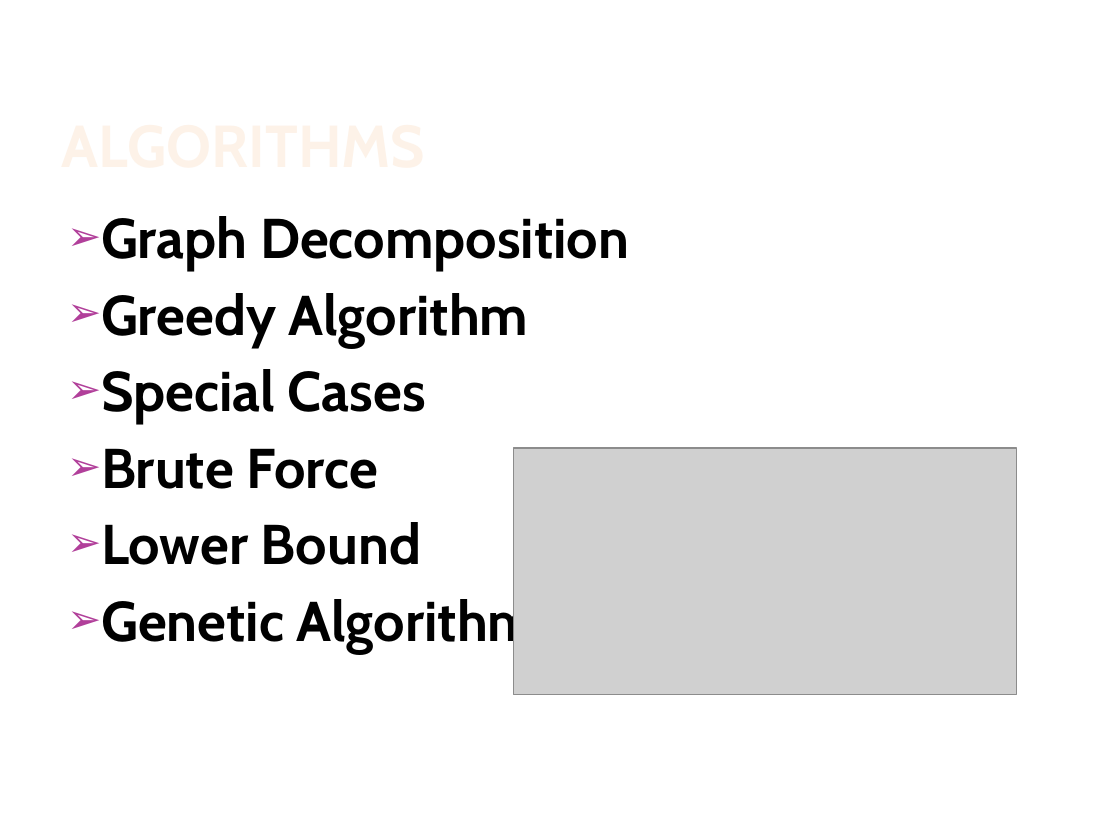
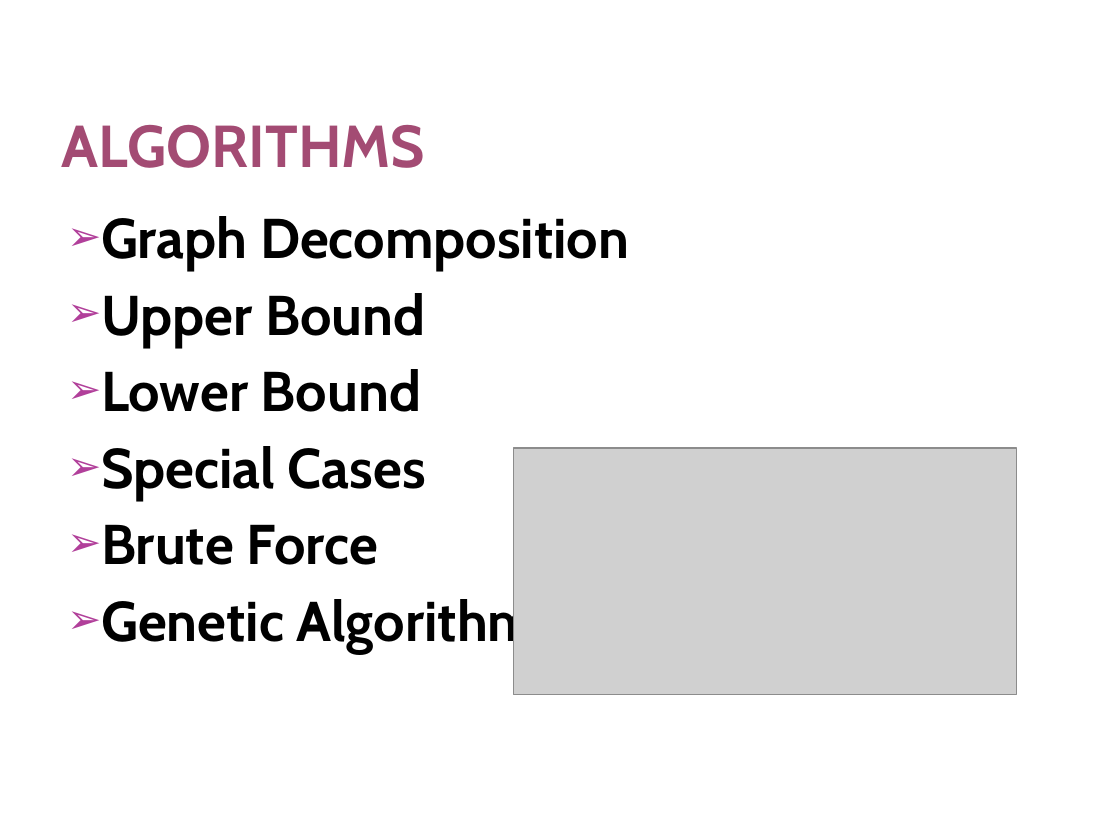
Before and after one commit to diagnoza/develop-, a slide deck: slide 6 of Project1-1/Phase3/Presentation-Phase3.pptx. Drawn at 1120x840 pixels with LibreOffice and Linux fonts; fonts in the diff are those of the drawing; grey boxes stand for pictures; background and template pictures are left out. Boxes give left, top, right and bottom in pixels: in the first picture for what was removed or moved away, otherwise in the second. Text is boxed around its words. In the diff, an @@ line names an element or a change of style, - is before the commit and + after.

```diff
--- a/Project1-1/Phase3/Presentation-Phase3.pptx
+++ b/Project1-1/Phase3/Presentation-Phase3.pptx
@@ title "ALGORITHMS" at bbox=[62, 125, 426, 168]: text colour gradient #FEF7F1 to #FEF3E8 to #FBCF9C to #F9B94C to #A34B73 @@
@@ text at bbox=[101, 293, 425, 412]: text changed @@
-➢ Greedy Algorithm
+➢ Upper Bound
+➢ Lower Bound
@@ text at bbox=[101, 522, 421, 565]: paragraph removed @@
-➢ Lower Bound
```
Also in this commit, not shown: 15 other slides changed.
